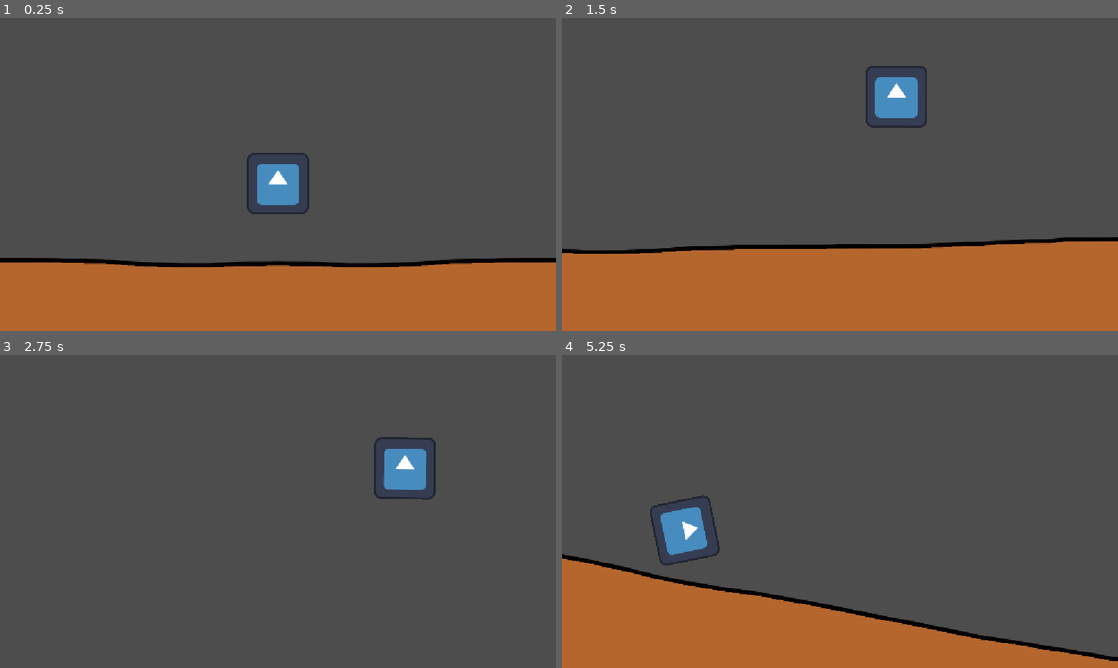
Above: before the commit, frames 1-4 (two rows, left to right).
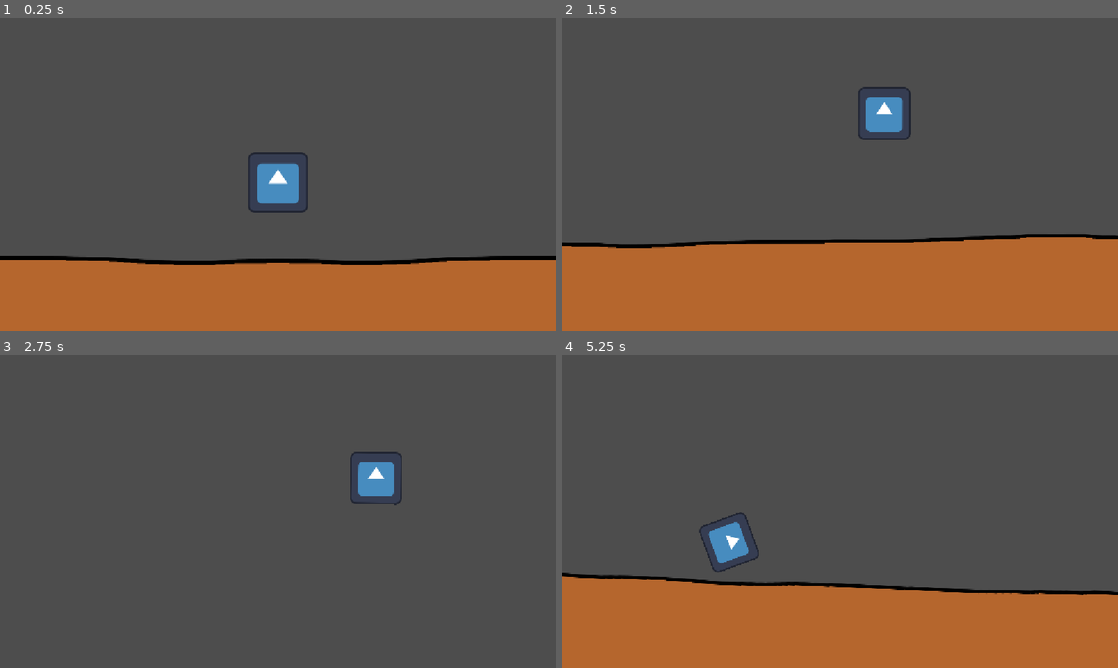
Above: after the commit, the same moments.

Repository: hahaeuou/game
Game: Godot game, scene res://main.tscn
The game is run twice, just before and just after one commit, with the same random seed, the same clock (stepped at 60 frames per second) and the same inputs. The engine's default icon, where the game draws it, is replaced by a stand-in: a white triangle on a blue panel in a dark square.
Inputs:
- Up to frame 1 (0.25 s): no input
- Up to frame 2 (1.5 s): hold Right (right arrow) 0.53-1.28 s; hold Down (down arrow) from 1.28 s (still down)
- Up to frame 3 (2.75 s): release Down (down arrow) at 2.03 s; hold Right (right arrow) from 2.03 s (still down)
- Up to frame 4 (5.25 s): release Right (right arrow) at 2.78 s; hold Up (up arrow) 2.78-3.53 s; hold Left (left arrow) 3.53-5.03 s; hold Down (down arrow) from 5.03 s (still down)

The runs differ from the first frame. In frame 1, 2.1% of the frame differs, in the area x 0-100%, y 42-80%; in frame 2, 4.4%; in frame 3, 1.7%; in frame 4, 12%, in the area x 0-100%, y 44-98%.

Commit message:
camera stuff

Diff:
--- a/camera_2d.gd
+++ b/camera_2d.gd
@@ -1,10 +1,16 @@
 extends Camera2D
 
 var rot_velocity: float
-const CAMERA_ROT_MULT = 0.2
+var velocity: float
+const CAMERA_ROT_MULT = 0.05
+const CAMERA_SCALE_MULT = 0.0001 # very sensitive
 
 func rot_vel_to_camera_rot(rot_vel: float) -> float:
-	return (2 / (1 + exp(-rot_vel))) - 1 # transformed logistic function
+	return ((2 / (1 + exp(-rot_vel))) - 1) * CAMERA_ROT_MULT # transformed logistic function
+
+
+func vel_to_camera_scale(vel: float) -> float:
+	return 1 / (CAMERA_SCALE_MULT * vel + 1)
 
 # Called when the node enters the scene tree for the first time.
 func _ready() -> void:
@@ -13,5 +19,8 @@
 
 # Called every frame. 'delta' is the elapsed time since the previous frame.
 func _process(delta: float) -> void:
-	var before_lerp = rot_vel_to_camera_rot(rot_velocity) * CAMERA_ROT_MULT
-	set_deferred("rotation", lerp(rotation, before_lerp, 0.3))
+	var before_lerp_rot = rot_vel_to_camera_rot(rot_velocity)
+	var before_lerp_scale = vel_to_camera_scale(velocity)
+	set_deferred("rotation", lerp(rotation, before_lerp_rot, 0.3))
+	set_deferred("zoom", lerp(zoom, Vector2.ONE * before_lerp_scale, 0.3))
+	print(zoom)
--- a/main.tscn
+++ b/main.tscn
@@ -35,7 +35,7 @@
 [node name="Parallax2D" type="Parallax2D" parent="Ground" unique_id=1815181932]
 scroll_offset = Vector2(0, -64)
 repeat_size = Vector2(2400, 0)
-repeat_times = 2
+repeat_times = 3
 
 [node name="Sprite2D" type="Sprite2D" parent="Ground/Parallax2D" unique_id=574212158]
 position = Vector2(-1200, 0)
--- a/player.gd
+++ b/player.gd
@@ -18,3 +18,4 @@
 	if Input.is_action_just_pressed("down arrow"):
 		apply_central_impulse(Vector2.DOWN * force_mult)
 	$Camera2D.rot_velocity = angular_velocity
+	$Camera2D.velocity = linear_velocity.length()
